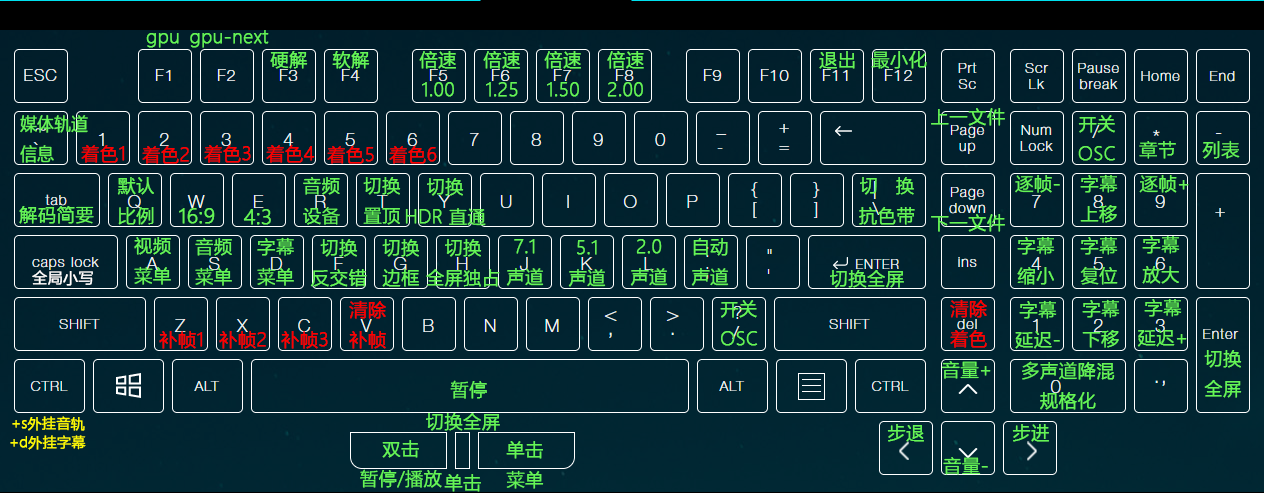
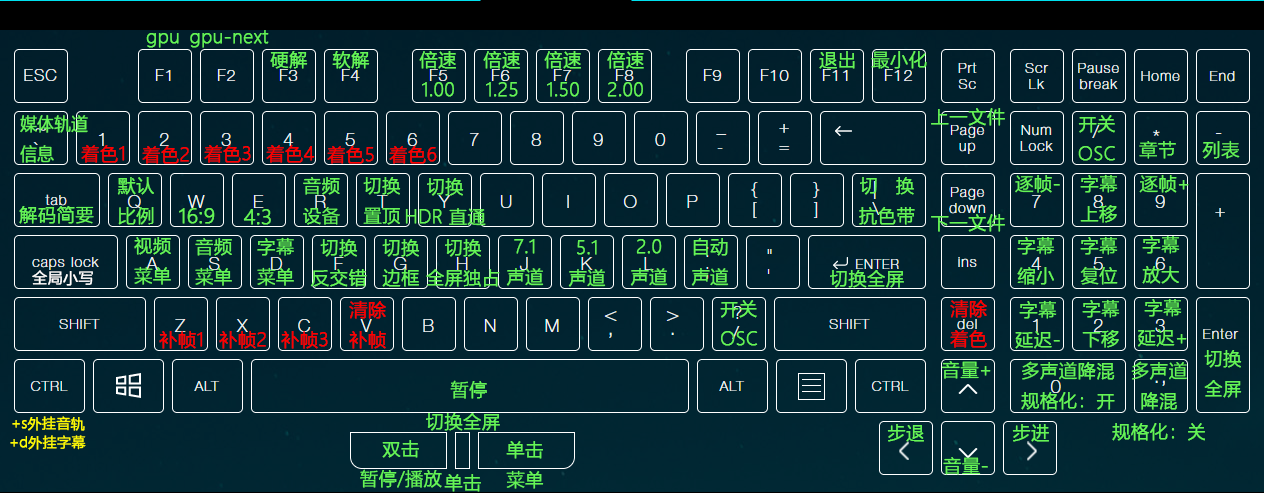
Layers edited between the first and the second 1264px x 493px image:
renamed "多声道降混 规格化" to "多声道降混 规格化：开", painted on it over [1021,392,1115,410]
added layer "多声道 降混 规格化：关" above "切换 全屏" over [1112,361,1205,441]
